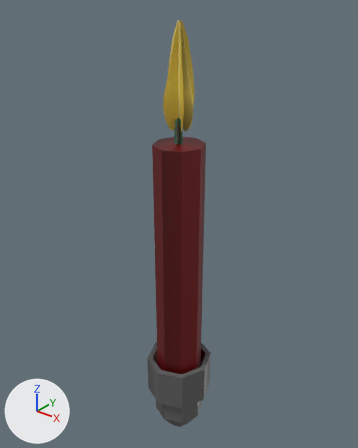
Two versions of the OBJ model Redist/Models/3dmodels/candle_338x09.obj, one commit apart.
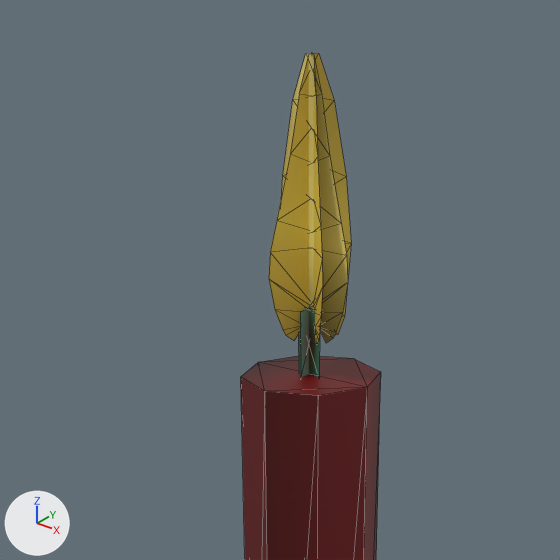
Each version appears first whole from a camera (50 mm lens) standing at (0.828, -1.033, 1.245) and looking at (-0.028, 0.036, 0.582), and next in a close-up on the part from 17% to 77% of the width and 0% to 48% of the height. Lighting does not change. The marker at lower left points along +X, +Y and +Z. The close-ups show mesh edges as thin lines. Where no turn or scale is listed for an object, it has been applied to the vertices. Vertices at the same position are counted once.

Names of what the first close-up shows: 'Candle_338x9'.
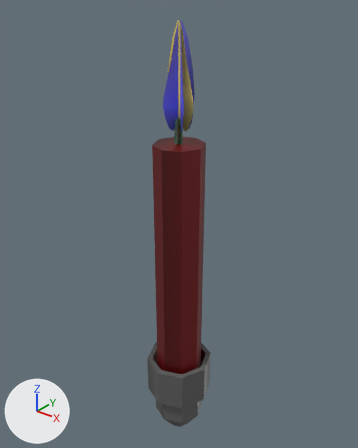
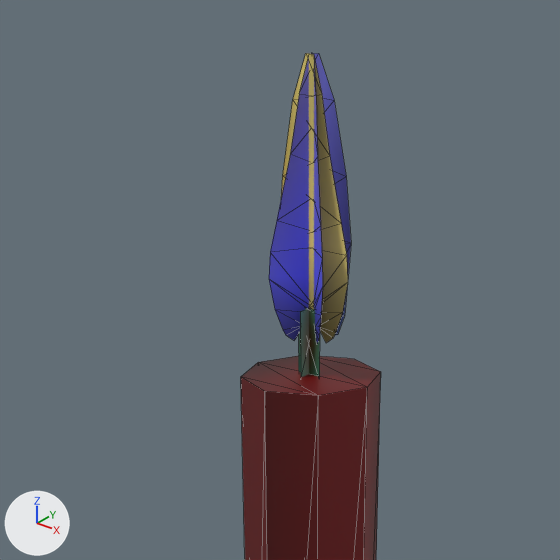
The newer file is also turned or shifted as a whole; pictures and numbers use the older file's frame.

What differs and where, as boxes (x1, y1, x2, y2) in the close-ups (560 x 560 px; the box of a moved part takes in the faces that stretch with it):
part 1 of me_candle_338x9, moved or reshaped: (241, 356, 380, 396) in both
part 2 of me_candle_338x9, surface changed (yellow to blue): (269, 53, 351, 343) in both

Diff of the bpy script that builds the scene:
```diff
--- a/Redist/Models/3dmodels/candle_338x09.obj.py
+++ b/Redist/Models/3dmodels/candle_338x09.obj.py
@@ me_candle_338x9 @@
 me_candle_338x9.from_pydata(...)  # 151 vertices, 217 faces; spans x -0.104..0.109, y -0.109..0.109, z -0.19..1.161
 # used by ob_candle_338x9; location = (0.0, 0.0, 0.0)
+# me_candle_338x9 part 1
+# 6 faces are deleted
+# 6 new faces join them
+# me_candle_338x9 part 2: 38 kept faces spanning x -0.032..0.037, y -0.035..0.043, z 0.885..1.161 get new texture (UV) coordinates
 me_candle_338x9.materials.append(mat_336light)
```
